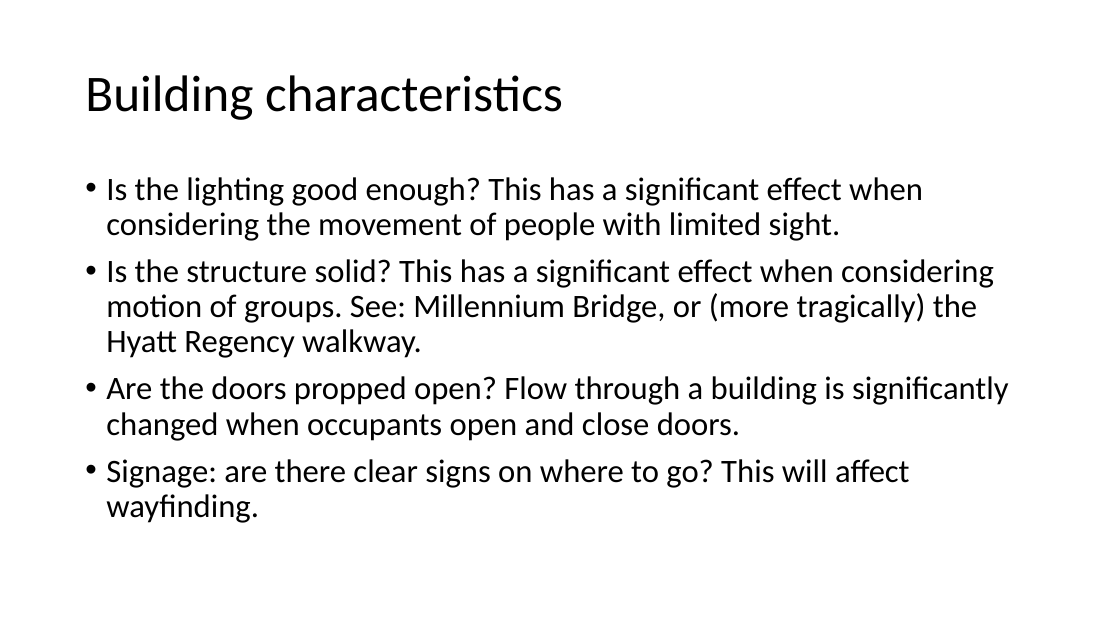
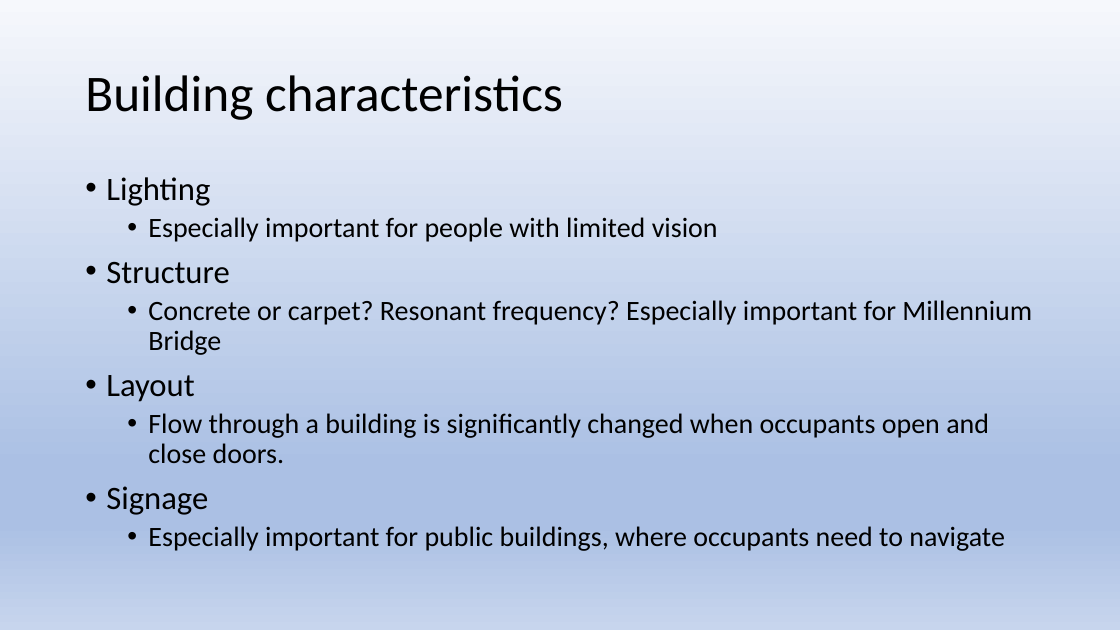
Before and after one commit to AlastairShipman1/HydraulicModel, a slide deck: slide 8 of Documents/Lecture outlines/Lecture 4/Lecture 4 Importance of data.pptx (slide 5 before the commit). Drawn at 1120x630 pixels with LibreOffice and Linux fonts; fonts in the diff are those of the drawing. Boxes give left, top, right and bottom in pixels: in the first picture for what was removed or moved away, otherwise in the second. Text is boxed around its words. In the diff, an @@ line names an element or a change of style, - is before the commit and + after.

```diff
--- a/Documents/Lecture outlines/Lecture 4/Lecture 4 Importance of data.pptx
+++ b/Documents/Lecture outlines/Lecture 4/Lecture 4 Importance of data.pptx
@@ background #FFFFFF to gradient #F6F8FC to #ABC0E4 to #C7D5ED @@
@@ text at (106, 177, 1032, 551): text changed; size 28 to 24 pt @@
-• Is the lighting good enough? This has a significant effect when considering the movement of people with limited sight.
-• Is the structure solid? This has a significant effect when considering motion of groups. See: Millennium Bridge, or (more tragically) the Hyatt Regency walkway.
-• Are the doors propped open? Flow through a building is significantly changed when occupants open and close doors.
-• Signage: are there clear signs on where to go? This will affect wayfinding.
+• Lighting
+  • Especially important for people with limited vision
+• Structure
+  • Concrete or carpet? Resonant frequency? Especially important for Millennium Bridge
+• Layout
+  • Flow through a building is significantly changed when occupants open and close doors.
+• Signage
+  • Especially important for public buildings, where occupants need to navigate
```
Also in this commit, not shown: 3 other slides changed, 4 slides added, 1 slide removed, 12 other files.
